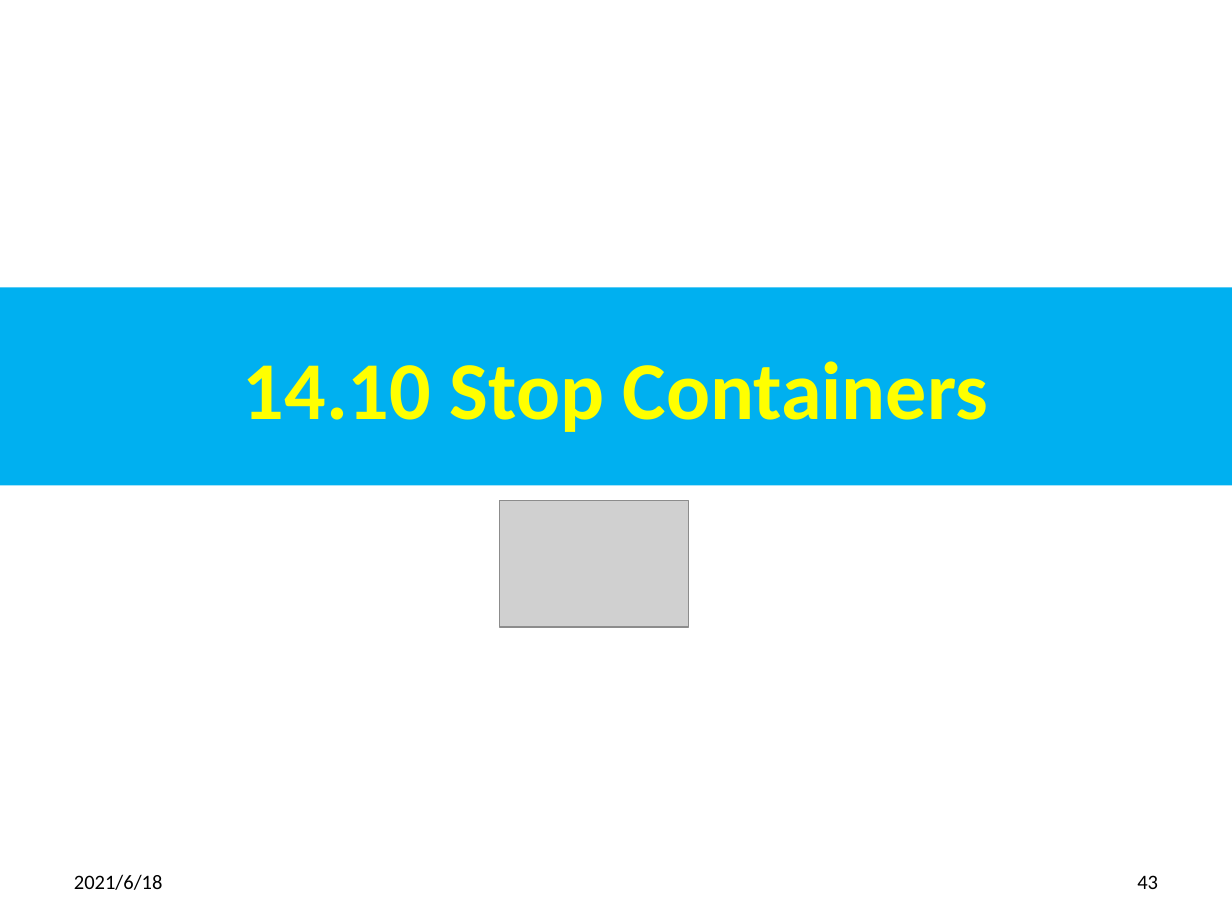
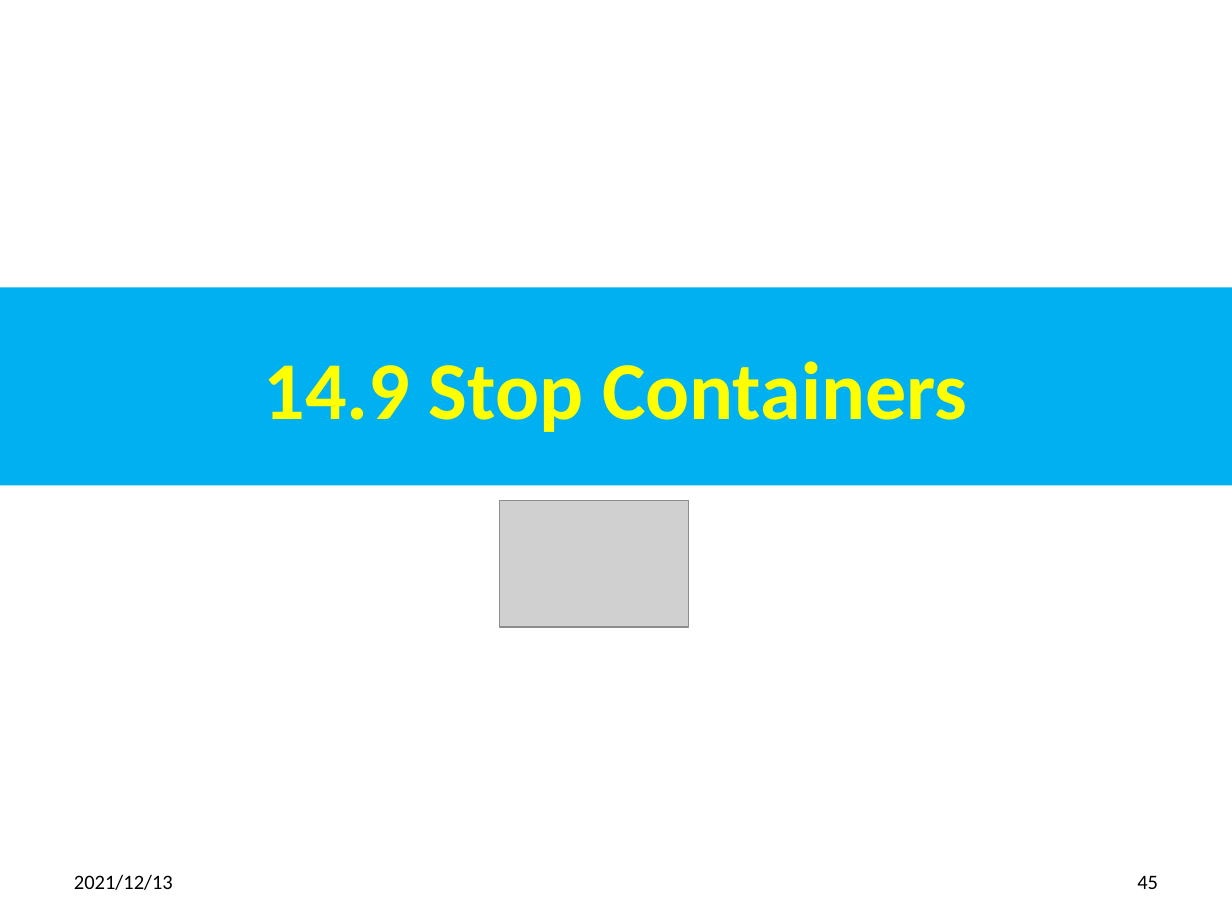
Before and after one commit to peterhchen/800-Docker, a slide deck: slide 45 of 14_DockerVolume.pptx (slide 43 before the commit). Drawn at 1232x924 pixels with LibreOffice and Linux fonts; fonts in the diff are those of the drawing; grey boxes stand for pictures. Boxes give left, top, right and bottom in pixels: in the first picture for what was removed or moved away, otherwise in the second. Text is boxed around its words. In the diff, an @@ line names an element or a change of style, - is before the commit and + after.

```diff
--- a/14_DockerVolume.pptx
+++ b/14_DockerVolume.pptx
@@ title at [264,361,967,432]: text changed @@
-14.10 Stop Containers
+14.9 Stop Containers
@@ text at [74,874,173,890]: text changed @@
-2021/6/18
+2021/12/13
@@ page number at [1137,875,1158,889]: text changed @@
-43
+45
```
Also in this commit, not shown: 47 other slides changed, 3 slides added, 1 slide removed, 2 other files.
